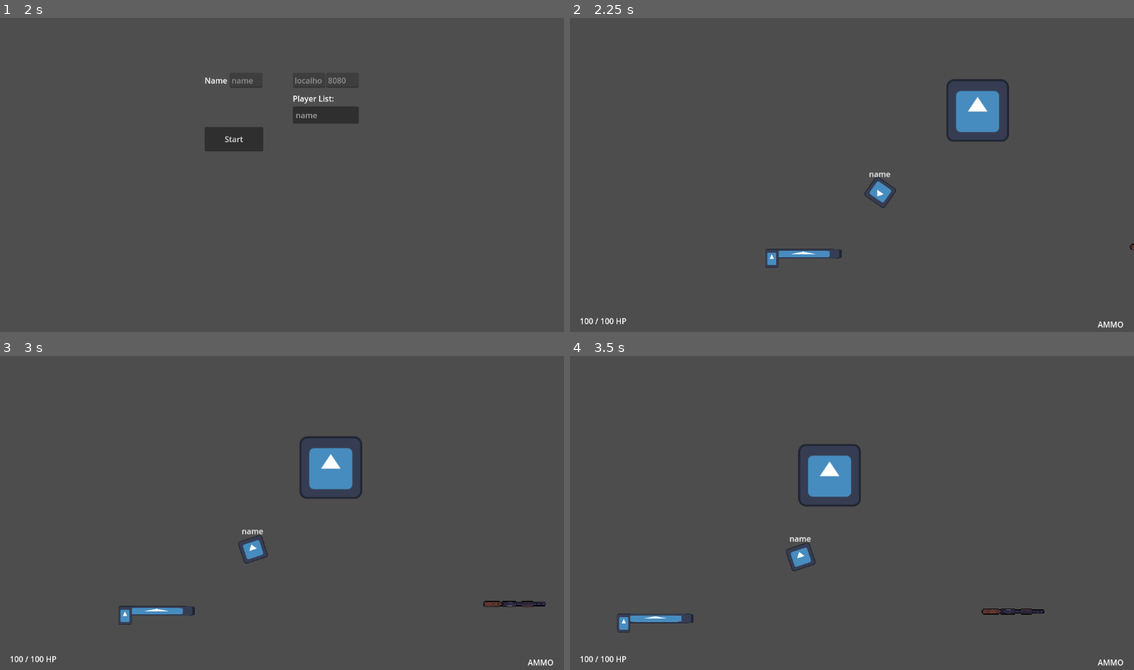
Above: before the commit, frames 1-4 (two rows, left to right).
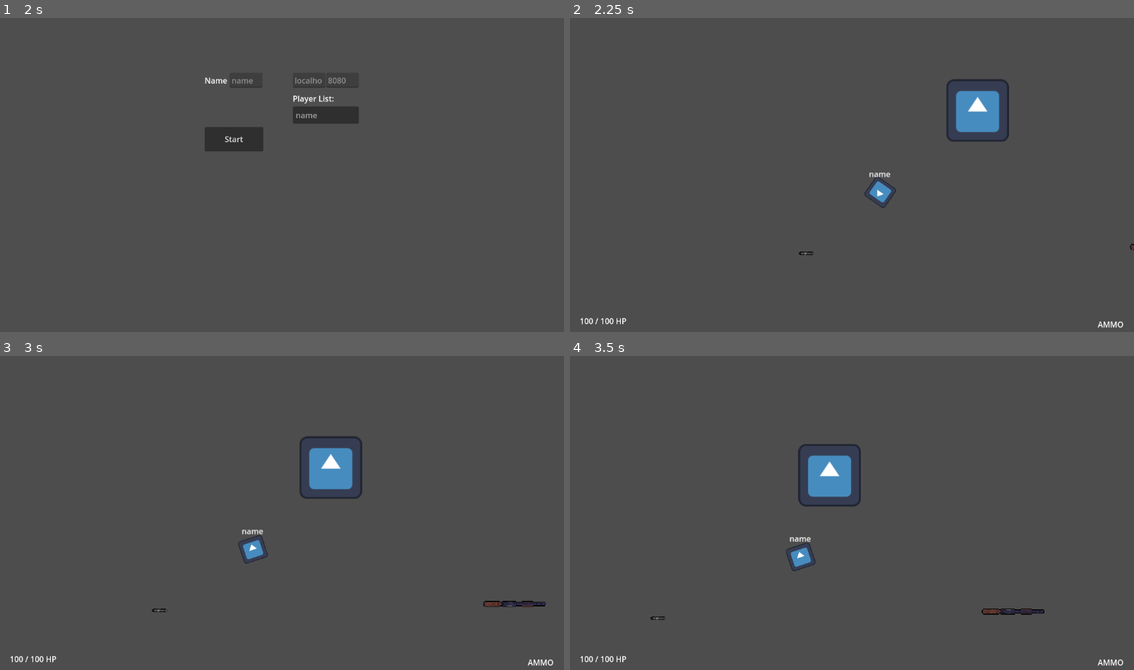
Above: after the commit, the same moments.

Repository: filipjaruska/mtds
Game: Godot game, scene res://nodes/menu/main.tscn
The game is run twice, just before and just after one commit, with the same random seed, the same clock (stepped at 60 frames per second) and the same inputs. The engine's default icon, where the game draws it, is replaced by a stand-in: a white triangle on a blue panel in a dark square.
Inputs (mouse positions are in pixels of both pictures, inside the frame that each line leads up to):
- Up to frame 1 (2 s): click "Start" at 0.5 s; click "Host" at 1.25 s
- Up to frame 2 (2.25 s): click "Start" at 2 s
- Up to frame 3 (3 s): tap Enter at 2.75 s; move the mouse to (406, 497) at 2.77 s; press the mouse at (406, 497) at 2.78 s; hold Right (ui_right) from 2.78 s (still down)
- Up to frame 4 (3.5 s): keep holding Right (ui_right)

Frame 1 is identical in both runs. In frame 2, 0.3% of the frame differs, in the area x 34-49%, y 73-80%; in frame 3, 0.3%, in the area x 21-35%, y 79-86%; in frame 4, 0.3%.

Commit message:
Pistol model, muzzle flash rotation, bullet position fix
Fixed an issue where the bullets would change position if mouse was moved

Diff:
--- a/nodes/weapons/pistol.tscn
+++ b/nodes/weapons/pistol.tscn
@@ -1,21 +1,59 @@
-[gd_scene load_steps=4 format=3 uid="uid://cslbakgrwn56g"]
+[gd_scene load_steps=6 format=3 uid="uid://cslbakgrwn56g"]
 
 [ext_resource type="Script" path="res://scripts/weapons/pistol.gd" id="1_ll076"]
-[ext_resource type="Texture2D" uid="uid://drgp18whtsyeg" path="res://icon.svg" id="2_1crjf"]
-[ext_resource type="PackedScene" uid="uid://xcnabvtbwikx" path="res://nodes/weapons/bullet.tscn" id="2_p8c4s"]
+[ext_resource type="Texture2D" uid="uid://brfoniiux05cq" path="res://assets/guns/pistol/Pistol.base.png" id="3_cc8qp"]
+
+[sub_resource type="Animation" id="Animation_6d1wn"]
+resource_name = "Idle"
+tracks/0/type = "value"
+tracks/0/imported = false
+tracks/0/enabled = true
+tracks/0/path = NodePath("Sprite2D:frame")
+tracks/0/interp = 1
+tracks/0/loop_wrap = true
+tracks/0/keys = {
+"times": PackedFloat32Array(0),
+"transitions": PackedFloat32Array(1),
+"update": 1,
+"values": [0]
+}
+
+[sub_resource type="Animation" id="Animation_qba67"]
+resource_name = "Shooting"
+length = 0.375
+tracks/0/type = "value"
+tracks/0/imported = false
+tracks/0/enabled = true
+tracks/0/path = NodePath("Sprite2D:frame")
+tracks/0/interp = 1
+tracks/0/loop_wrap = true
+tracks/0/keys = {
+"times": PackedFloat32Array(0, 0.05, 0.1, 0.175, 0.225, 0.275, 0.325),
+"transitions": PackedFloat32Array(1, 1, 1, 1, 1, 1, 1),
+"update": 1,
+"values": [0, 1, 2, 3, 4, 5, 6]
+}
+
+[sub_resource type="AnimationLibrary" id="AnimationLibrary_8gak3"]
+_data = {
+"Idle": SubResource("Animation_6d1wn"),
+"Shooting": SubResource("Animation_qba67")
+}
 
 [node name="Pistol" type="Node2D"]
 script = ExtResource("1_ll076")
-bullet_scene = ExtResource("2_p8c4s")
 
 [node name="Sprite2D" type="Sprite2D" parent="."]
-scale = Vector2(1.21875, 0.15625)
-texture = ExtResource("2_1crjf")
+texture_filter = 1
+texture = ExtResource("3_cc8qp")
+hframes = 7
 
-[node name="Sprite2D2" type="Sprite2D" parent="."]
-position = Vector2(-64.5, 9.5)
-scale = Vector2(0.210938, 0.304688)
-texture = ExtResource("2_1crjf")
+[node name="Muzzle" type="Marker2D" parent="Sprite2D"]
+position = Vector2(22, 0)
 
-[node name="Muzzle" type="Marker2D" parent="."]
-position = Vector2(79, -1)
+[node name="AnimationPlayer" type="AnimationPlayer" parent="."]
+libraries = {
+"": SubResource("AnimationLibrary_8gak3")
+}
+
+[connection signal="animation_finished" from="AnimationPlayer" to="." method="_on_animation_player_animation_finished"]
--- a/nodes/weapons/shotgun.tscn
+++ b/nodes/weapons/shotgun.tscn
@@ -1,8 +1,23 @@
-[gd_scene load_steps=7 format=3 uid="uid://b7r7dn2ffb7d8"]
+[gd_scene load_steps=6 format=3 uid="uid://b7r7dn2ffb7d8"]
 
 [ext_resource type="Script" path="res://scripts/weapons/shotgun.gd" id="1_b2bdx"]
-[ext_resource type="PackedScene" uid="uid://xcnabvtbwikx" path="res://nodes/weapons/bullet.tscn" id="2_3ha8g"]
-[ext_resource type="Texture2D" uid="uid://21i542wshh3o" path="res://assets/guns/shotgun/Shotgun.base.png" id="3_k83dr"]
+[ext_resource type="Texture2D" uid="uid://kwsmsi533xv6" path="res://assets/guns/shotgun/Shotgun.base.png" id="3_k83dr"]
+
+[sub_resource type="Animation" id="Animation_3aled"]
+resource_name = "Idle"
+length = 0.1
+tracks/0/type = "value"
+tracks/0/imported = false
+tracks/0/enabled = true
+tracks/0/path = NodePath("Sprite2D:frame")
+tracks/0/interp = 1
+tracks/0/loop_wrap = true
+tracks/0/keys = {
+"times": PackedFloat32Array(0),
+"transitions": PackedFloat32Array(1),
+"update": 1,
+"values": [15]
+}
 
 [sub_resource type="Animation" id="Animation_tor5g"]
 resource_name = "Shooting"
@@ -20,22 +35,6 @@
 "values": [1, 2, 3, 4, 5, 6, 7, 8, 9, 10, 11, 12, 13, 14, 15, 15]
 }
 
-[sub_resource type="Animation" id="Animation_3aled"]
-resource_name = "Idle"
-length = 0.1
-tracks/0/type = "value"
-tracks/0/imported = false
-tracks/0/enabled = true
-tracks/0/path = NodePath("Sprite2D:frame")
-tracks/0/interp = 1
-tracks/0/loop_wrap = true
-tracks/0/keys = {
-"times": PackedFloat32Array(0),
-"transitions": PackedFloat32Array(1),
-"update": 1,
-"values": [15]
-}
-
 [sub_resource type="AnimationLibrary" id="AnimationLibrary_vod60"]
 _data = {
 "Idle": SubResource("Animation_3aled"),
@@ -44,7 +43,6 @@
 
 [node name="Shotgun" type="Node2D"]
 script = ExtResource("1_b2bdx")
-bullet_scene = ExtResource("2_3ha8g")
 
 [node name="Sprite2D" type="Sprite2D" parent="."]
 texture_filter = 1
@@ -54,12 +52,13 @@
 hframes = 18
 frame = 15
 
+[node name="Muzzle" type="Marker2D" parent="Sprite2D"]
+position = Vector2(25.3333, 0)
+scale = Vector2(0.666667, 0.666667)
+
 [node name="AnimationPlayer" type="AnimationPlayer" parent="."]
 libraries = {
 "": SubResource("AnimationLibrary_vod60")
 }
 
-[node name="Muzzle" type="Marker2D" parent="."]
-position = Vector2(78, -10)
-
 [connection signal="animation_finished" from="AnimationPlayer" to="." method="_on_animation_player_animation_finished"]
--- a/scripts/weapons/muzzle_flash.gd
+++ b/scripts/weapons/muzzle_flash.gd
@@ -3,6 +3,5 @@
 
 func _ready():
 	emitting = true
-
 func _on_finished():
 	queue_free()
--- a/scripts/weapons/pistol.gd
+++ b/scripts/weapons/pistol.gd
@@ -1,22 +1,32 @@
 extends RangedWeapon
 
-@export var bullet_scene: PackedScene
+@export var bullet_scene = preload("res://nodes/weapons/bullet.tscn")
 @export var ammo: int = 18
 @export var max_ammo: int = 18
 
 
 func _ready():
 	set_ammo_and_max_ammo(ammo, max_ammo)
-	fire_rate = 3
+	fire_rate = 2.5
 	slowness = 20.0
 	slowness_duration = 300.0
-	muzzle = $Muzzle
+	muzzle = $Sprite2D/Muzzle
+	shooting_animation = "Shooting"
+	idle_animation = "Idle"
+	animation_player = $AnimationPlayer
+	animation_player.play(idle_animation)
+	sprite = $Sprite2D
 
 func _shoot_bullet():
 	var bullet: Area2D = bullet_scene.instantiate()
-	get_parent().add_child(bullet)
+	get_parent().get_parent().get_parent().add_child(bullet)
 	bullet.set_bullet_damage(10, 0)
 
 	var offset: Vector2 = Vector2(range / 10, 0).rotated(global_rotation)
-	bullet.global_position = global_position + offset
+	bullet.global_position = muzzle.global_position + offset
 	bullet.rotation = global_rotation
+
+
+func _on_animation_player_animation_finished(anim_name):
+	if anim_name == shooting_animation:
+		animation_player.play(idle_animation)
--- a/scripts/weapons/ranged_weapon.gd
+++ b/scripts/weapons/ranged_weapon.gd
@@ -12,6 +12,8 @@
 @export var idle_animation: String
 @onready var muzzle_flash = preload("res://nodes/scenes/muzzle_flash.tscn")
 @export var muzzle = Marker2D
+@export var sprite = Sprite2D
+@export var can_rotate: bool
 
 var last_shot_time: float = 0.0
 
@@ -20,15 +22,20 @@
 
 func shoot():
 	if Time.get_ticks_msec() - last_shot_time >= 1000 / fire_rate:
+		can_rotate = true
 		if AMMO > 0:
-			#animation_player.play(shooting_animation)
+			animation_player.play(shooting_animation)
 			_shoot_bullet()
 			rpc("network_shoot")
 			last_shot_time = Time.get_ticks_msec()
 			AMMO -= 1
 			var muzzle_flash_instance = muzzle_flash.instantiate()
 			muzzle_flash_instance.global_position = muzzle.global_position
+			muzzle_flash_instance.rotation = get_parent().get_parent().rotation
 			add_child(muzzle_flash_instance)
+			print(rotation)
+	else:
+		can_rotate = false
 @rpc("any_peer")
 
 func network_shoot():
--- a/scripts/weapons/shotgun.gd
+++ b/scripts/weapons/shotgun.gd
@@ -1,6 +1,6 @@
 extends RangedWeapon
 
-@export var bullet_scene: PackedScene
+@export var bullet_scene = preload("res://nodes/weapons/bullet.tscn")
 @export var pellets: int = 5
 @export var ammo: int = 5
 @export var max_ammo: int = 5
@@ -13,17 +13,17 @@
 	animation_player = $AnimationPlayer
 	shooting_animation = "Shooting"
 	idle_animation = "Idle"
-	muzzle = $Muzzle
+	muzzle = $Sprite2D/Muzzle
+	sprite = $Sprite2D
 func _shoot_bullet():
 
 	for i in range(pellets):
 		var bullet: Area2D = bullet_scene.instantiate()
-		get_parent().add_child(bullet)
+		get_parent().get_parent().get_parent().add_child(bullet)
 		bullet.set_bullet_damage(20, 0)
 
 		var offset: Vector2 = Vector2(range / 10, 0).rotated(global_rotation)
-		bullet.global_position = global_position + offset
-
+		bullet.global_position = muzzle.global_position + offset
 		bullet.rotation = global_rotation + randf() * 0.1 - 0.05
 
 
Binary file added: assets/guns/pistol/Pistol.base.png
Not shown, changed: assets/guns/pistol/Pistol.base.png.import
Binary file changed: assets/guns/shotgun/Shotgun.base.png
